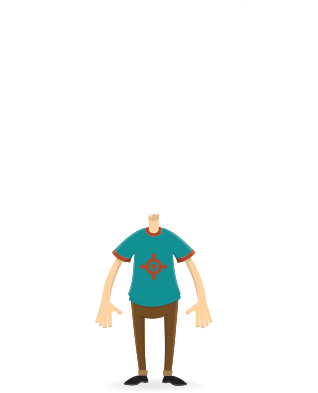
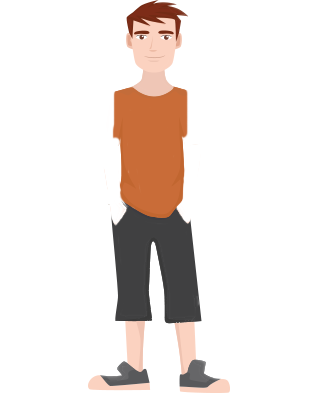
Two versions of the same layered image (318 x 393). Layer-by-layer changes:
hid "niño copia" over [88, 3, 249, 393]
added layer "joven copia 2" above "joven copia" over [88, 0, 230, 393]
